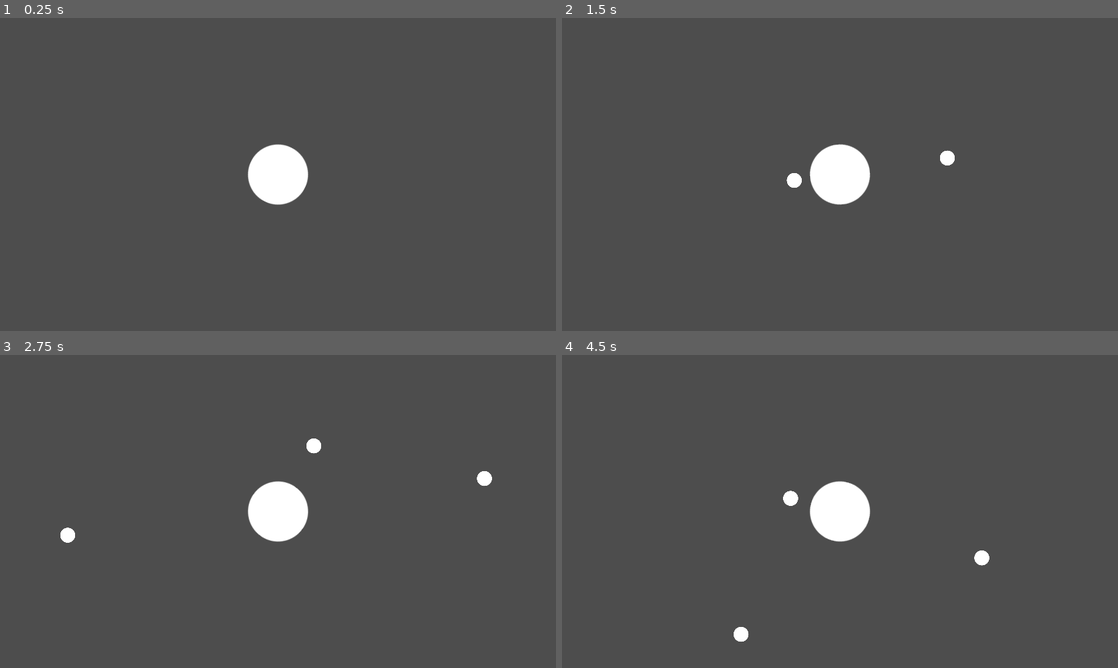
Above: before the commit, frames 1-4 (two rows, left to right).
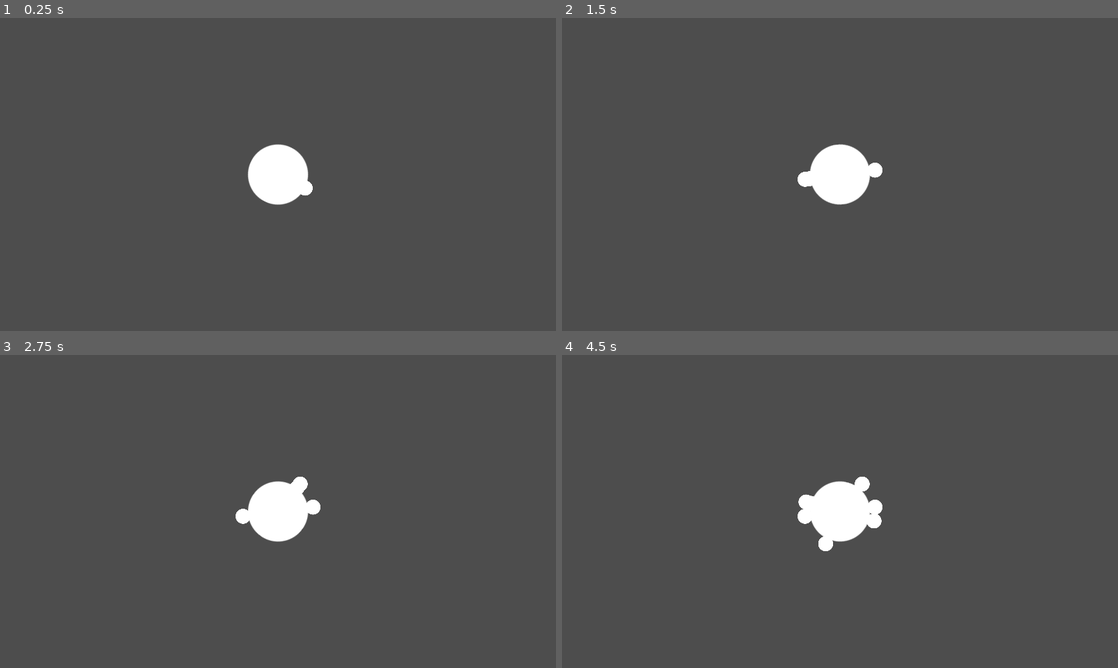
Above: after the commit, the same moments.

Repository: BonsenW/godot-static-shooter
Game: Godot game, scene res://scenes/levels/level.tscn
The game is run twice, just before and just after one commit, with the same random seed, the same clock (stepped at 60 frames per second) and the same inputs. Before the commit the project has no main scene; this scene is started directly in both runs.
Inputs (mouse positions are in pixels of both pictures, inside the frame that each line leads up to):
- Up to frame 1 (0.25 s): no input
- Up to frame 2 (1.5 s): tap Enter at 0.5 s; move the mouse to (962, 158) at 0.52 s; click (962, 158) at 0.6 s; move the mouse to (728, 190) at 1.27 s; click (728, 190) at 1.35 s
- Up to frame 3 (2.75 s): move the mouse to (333, 442) at 2.02 s; click (333, 442) at 2.1 s
- Up to frame 4 (4.5 s): move the mouse to (812, 574) at 2.77 s; click (812, 574) at 2.85 s; move the mouse to (1006, 558) at 3.52 s; click (1006, 558) at 3.6 s; move the mouse to (673, 464) at 4.27 s; click (673, 464) at 4.35 s

The runs differ from the first frame. In frame 1, less than 0.1% of the frame differs, in the area x 54-57%, y 52-57%; in frame 2, 0.4%; in frame 3, 0.6%; in frame 4, 0.9%, in the area x 30-77%, y 38-92%.

Commit message:
Made bullet functioanlity a signal that the level cataches

Diff:
--- a/project.godot
+++ b/project.godot
@@ -11,6 +11,7 @@
 [application]
 
 config/name="Dungeon Game"
+run/main_scene="res://scenes/levels/level.tscn"
 config/features=PackedStringArray("4.2", "GL Compatibility")
 
 [display]
--- /dev/null
+++ b/scenes/levels/level.gd
@@ -0,0 +1,13 @@
+extends Node2D
+
+func _on_player_attack_input_pressed(bullet_path: Resource, spawn_position: Vector2) -> void:
+	# Instantiate the bullet
+	var bullet: RigidBody2D = bullet_path.instantiate() as RigidBody2D
+
+	# Set properties of bullet
+	bullet.position = spawn_position
+
+	#bullet.apply_impulse(spawn_position*)
+
+	# Add the bullet instance as a child of the current scene
+	add_child(bullet)
--- a/scenes/levels/level.tscn
+++ b/scenes/levels/level.tscn
@@ -1,9 +1,13 @@
-[gd_scene load_steps=2 format=3 uid="uid://bxkytj5pkx4yp"]
+[gd_scene load_steps=3 format=3 uid="uid://bxkytj5pkx4yp"]
 
+[ext_resource type="Script" path="res://scenes/levels/level.gd" id="1_frtwf"]
 [ext_resource type="PackedScene" uid="uid://cgtnycg7fipsl" path="res://scenes/player/player.tscn" id="1_t6fkf"]
 
 [node name="Level" type="Node2D"]
+script = ExtResource("1_frtwf")
 
 [node name="Player" parent="." instance=ExtResource("1_t6fkf")]
 
 [node name="Camera2D" type="Camera2D" parent="."]
+
+[connection signal="attack_input_pressed" from="Player" to="." method="_on_player_attack_input_pressed"]
--- a/scenes/player/player.gd
+++ b/scenes/player/player.gd
@@ -1,24 +1,16 @@
 extends StaticBody2D
 
-@export var bullet: PackedScene
+signal attack_input_pressed(bullet_path: Resource, spawn_position: Vector2)
+
 @export var fire_power: int = 22
+
+var bullet_path: Resource = preload("res://scenes/bullet/bullet.tscn")
 
 func _process(delta: float) -> void:
 
+	# Handles shooting input
 	if Input.is_action_just_pressed("attack"):
-		shoot()
+		attack_input_pressed.emit(bullet_path, $Marker2D.global_position)
 
+	# Aim at mouse position
 	look_at(get_global_mouse_position())
-
-
-func shoot() -> void:
-	# Instantiate the bullet
-	var bullet_instance: RigidBody2D = bullet.instantiate() as RigidBody2D
-
-	# Add the bullet instance as a child of the current scene
-	add_child(bullet_instance)
-
-	# Set the properties of the bullet
-	bullet_instance.position = $Marker2D.position
-
-	bullet_instance.linear_velocity = get_global_mouse_position() - bullet_instance.position
--- a/scenes/player/player.tscn
+++ b/scenes/player/player.tscn
@@ -1,7 +1,6 @@
-[gd_scene load_steps=5 format=3 uid="uid://cgtnycg7fipsl"]
+[gd_scene load_steps=4 format=3 uid="uid://cgtnycg7fipsl"]
 
 [ext_resource type="Script" path="res://scenes/player/player.gd" id="1_trqnh"]
-[ext_resource type="PackedScene" uid="uid://cysrswq78gf4c" path="res://scenes/bullet/bullet.tscn" id="2_e88i5"]
 [ext_resource type="Texture2D" uid="uid://cgw04uttxrtco" path="res://assets/PlaceHolderSprites.png" id="2_kasr1"]
 
 [sub_resource type="CircleShape2D" id="CircleShape2D_qj2sg"]
@@ -10,7 +9,6 @@
 [node name="Player" type="StaticBody2D"]
 collision_mask = 2
 script = ExtResource("1_trqnh")
-bullet = ExtResource("2_e88i5")
 
 [node name="Sprite2D" type="Sprite2D" parent="."]
 texture = ExtResource("2_kasr1")
@@ -22,3 +20,9 @@
 
 [node name="Marker2D" type="Marker2D" parent="."]
 position = Vector2(63, 0)
+
+[node name="Sprite2D" type="Sprite2D" parent="Marker2D"]
+scale = Vector2(0.25, 0.25)
+texture = ExtResource("2_kasr1")
+region_enabled = true
+region_rect = Rect2(54, 45, 125, 125)
